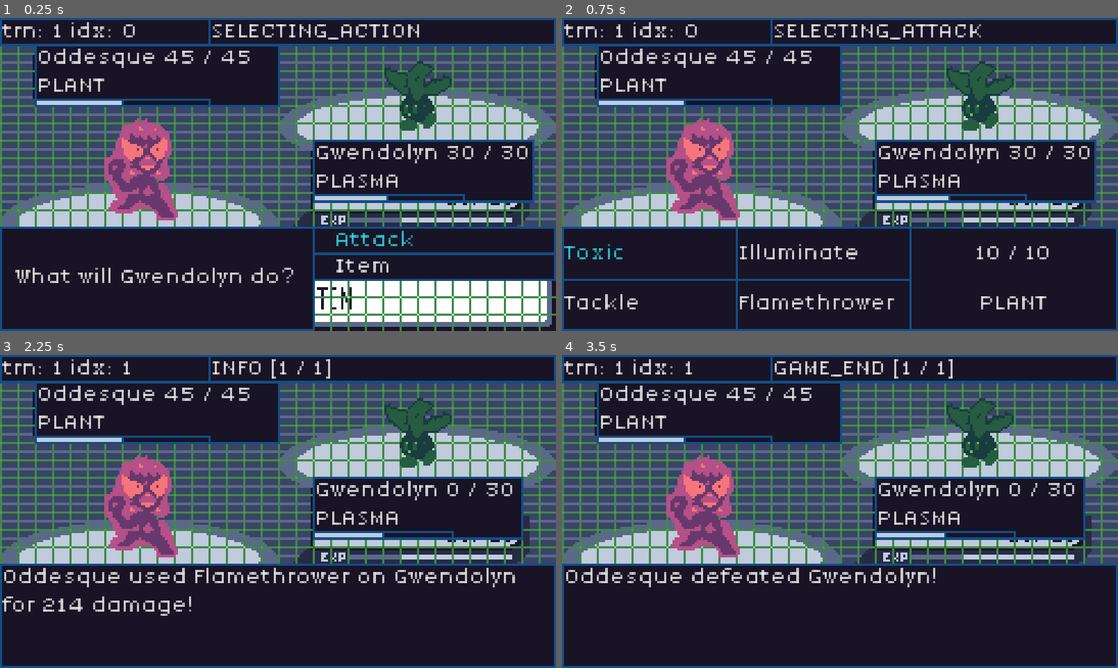
Above: before the commit, frames 1-4 (two rows, left to right).
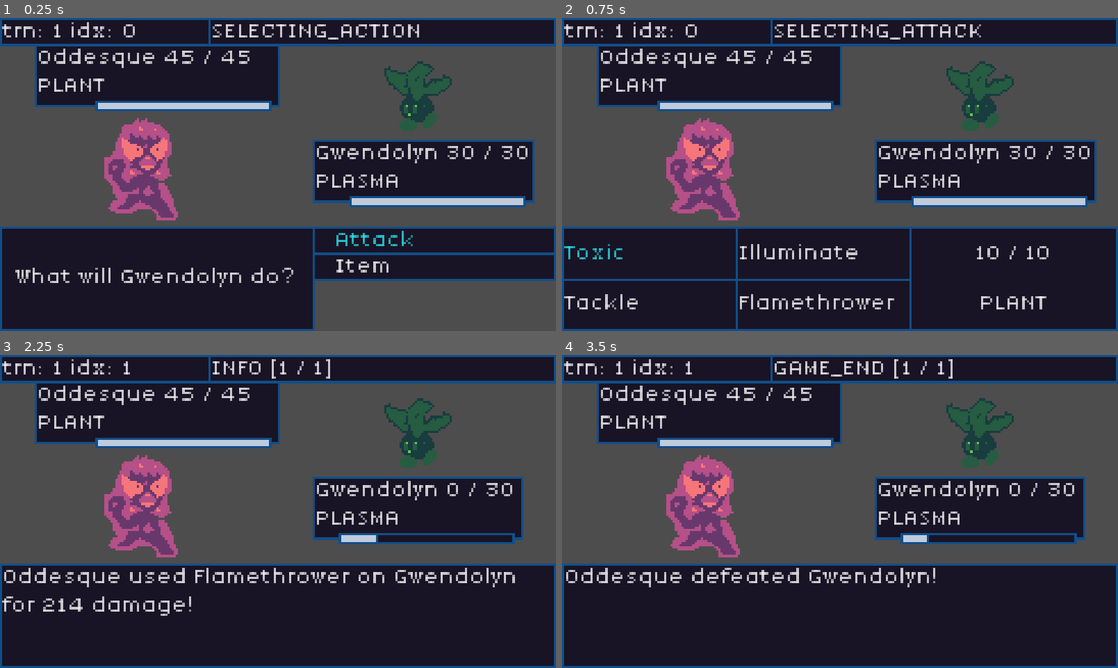
Above: after the commit, the same moments.

Repository: JakeTaussig/rpg-rougelike
Game: Godot game, scene res://scenes/battle.tscn
Same seed, same stepped clock (60 frames per second), same inputs: the game is played once before the commit and once after it.
Inputs:
- Up to frame 1 (0.25 s): no input
- Up to frame 2 (0.75 s): click "Attack" at 0.5 s
- Up to frame 3 (2.25 s): click "Toxic" at 1.25 s; click "Continue" at 2 s
- Up to frame 4 (3.5 s): click "Continue" at 2.75 s

The runs differ from the first frame. In frame 1, 45% of the frame differs, in the area x 0-100%, y 9-100%; in frame 2, 38%; in frame 3, 39%; in frame 4, 39%.
Error before the commit: Invalid call. Nonexistent function 'update_offset' in base 'HSplitContainer'. (res://scripts/battle.gd:85)

Commit message:
layout adjustments

Diff:
--- a/scenes/battle.tscn
+++ b/scenes/battle.tscn
@@ -8,7 +8,7 @@
 [ext_resource type="Script" uid="uid://cstx4ogvno1si" path="res://scripts/enemy.gd" id="6_6vh42"]
 [ext_resource type="Script" uid="uid://cyqywjpbta4p8" path="res://scripts/monster.gd" id="6_djc8l"]
 [ext_resource type="Texture2D" uid="uid://bjv7ljlukk10" path="res://assets/sprites/characters/gwendolyn.png" id="6_p0caf"]
-[ext_resource type="PackedScene" uid="uid://be02rxvki0pff" path="res://scenes/slider.tscn" id="6_saiin"]
+[ext_resource type="PackedScene" uid="uid://xobks4y00x7u" path="res://scenes/hp_slider.tscn" id="6_saiin"]
 [ext_resource type="Resource" uid="uid://dy0jqmgyr3mbo" path="res://assets/monsters/gwendolyn.tres" id="7_h4dll"]
 [ext_resource type="Script" uid="uid://brto6aw55bukl" path="res://scripts/states/Info.gd" id="7_v7i3o"]
 [ext_resource type="Script" uid="uid://buy2ylv1t0vt0" path="res://scripts/states/EnemyAttack.gd" id="8_66ngm"]
@@ -25,6 +25,7 @@
 script = ExtResource("1_a12nh")
 
 [node name="PokemonRpgScreenGrayscale" type="Sprite2D" parent="."]
+visible = false
 position = Vector2(128, 72)
 texture = ExtResource("1_dn72j")
 
@@ -172,14 +173,16 @@
 [node name="EnemyHPSlider" parent="HealthPanels/EnemyPanel" node_paths=PackedStringArray("participant") instance=ExtResource("6_saiin")]
 unique_name_in_owner = true
 layout_mode = 1
-anchors_preset = 12
-anchor_left = 0.0
+anchors_preset = 3
+anchor_left = 1.0
 anchor_top = 1.0
 anchor_right = 1.0
 anchor_bottom = 1.0
-offset_top = -3.0
-offset_right = -32.0
-offset_bottom = 0.0
+offset_left = -84.0
+offset_top = -2.0
+offset_right = -4.0
+offset_bottom = 2.0
+grow_horizontal = 0
 grow_vertical = 0
 participant = NodePath("../../../Enemy")
 
@@ -198,15 +201,17 @@
 [node name="PlayerHPSlider" parent="HealthPanels/PlayerPanel" node_paths=PackedStringArray("participant") instance=ExtResource("6_saiin")]
 unique_name_in_owner = true
 layout_mode = 1
-anchors_preset = 10
-anchor_left = 0.0
-anchor_top = 0.0
+anchors_preset = 3
+anchor_left = 1.0
+anchor_top = 1.0
 anchor_right = 1.0
-anchor_bottom = 0.0
-offset_top = 25.0
-offset_right = -32.0
-offset_bottom = 28.0
-grow_vertical = 1
+anchor_bottom = 1.0
+offset_left = -84.45816
+offset_top = -2.0
+offset_right = -4.0
+offset_bottom = 2.0
+grow_horizontal = 0
+grow_vertical = 0
 participant = NodePath("../../../Player")
 
 [node name="Player" parent="." instance=ExtResource("5_lpir7")]
--- a/scenes/slider.tscn
+++ b/scenes/hp_slider.tscn
@@ -1,16 +1,17 @@
-[gd_scene load_steps=3 format=3 uid="uid://be02rxvki0pff"]
+[gd_scene load_steps=3 format=3 uid="uid://xobks4y00x7u"]
 
 [ext_resource type="Theme" uid="uid://bb5xdt6d0xc8h" path="res://assets/themes/main.tres" id="1_24ij4"]
-[ext_resource type="Script" uid="uid://yal21vgfjdjg" path="res://scripts/hp_slider.gd" id="2_mhkcm"]
+[ext_resource type="Script" uid="uid://jkcmvstwlj3r" path="res://scripts/hp_slider.gd" id="2_mhkcm"]
 
-[node name="PlayerExpSlider" type="HSplitContainer"]
-custom_minimum_size = Vector2(0, 3)
+[node name="HPSlider" type="HSplitContainer"]
+custom_minimum_size = Vector2(0, 4)
 anchors_preset = 8
 anchor_left = 0.5
 anchor_top = 0.5
 anchor_right = 0.5
 anchor_bottom = 0.5
 offset_top = -1.5
+offset_right = 64.0
 offset_bottom = 1.5
 grow_horizontal = 2
 grow_vertical = 2
Not shown, added: scripts/hp_slider.gd.uid
